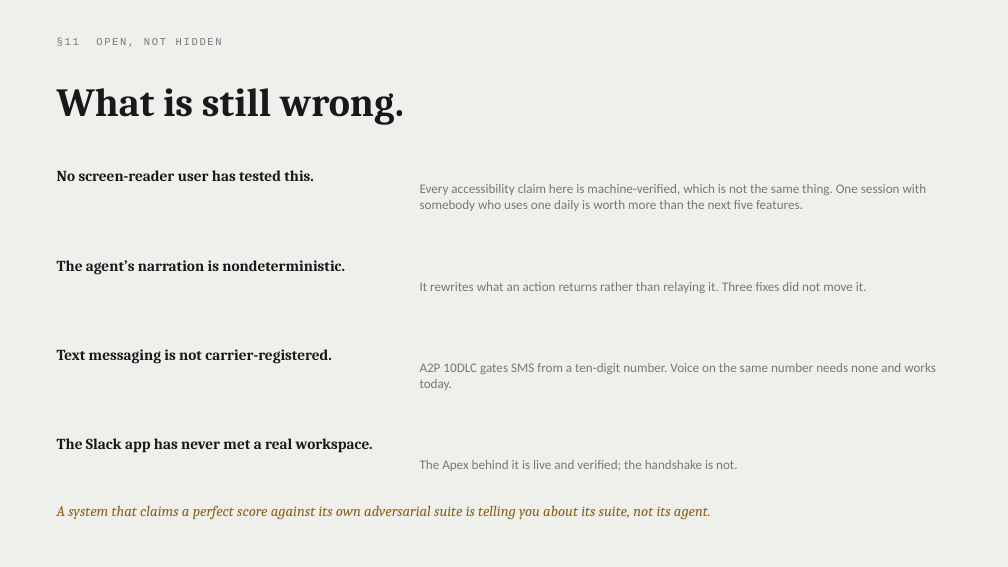
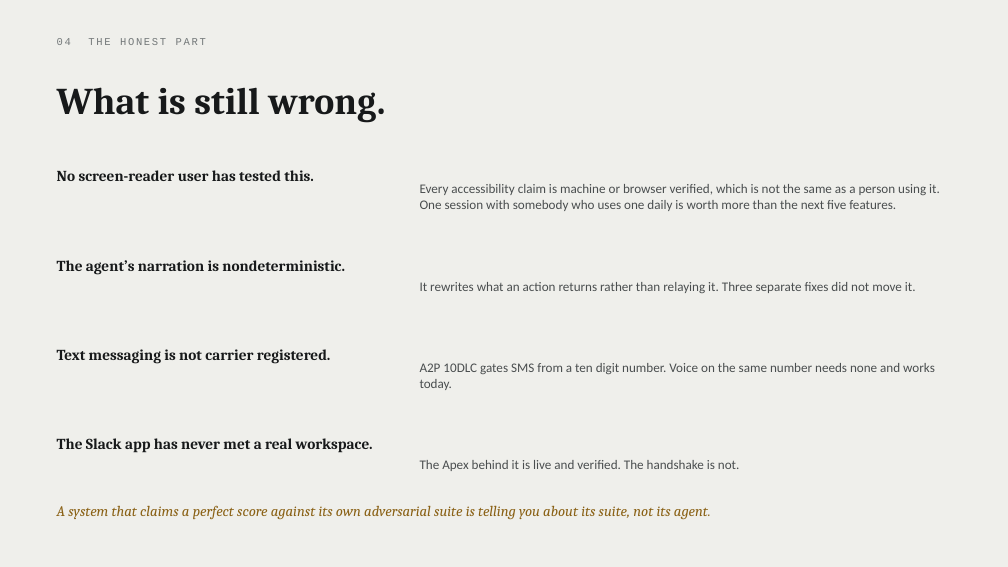
Before and after one commit to parthsevak2/curb-cut, a slide deck: slide 16 of submission/Curb-Cut.pptx (slide 12 before the commit). Drawn at 1008x567 pixels with LibreOffice and Linux fonts; fonts in the diff are those of the drawing. Boxes give left, top, right and bottom in pixels: in the first picture for what was removed or moved away, otherwise in the second. Text is boxed around its words. In the diff, an @@ line names an element or a change of style, - is before the commit and + after.

```diff
--- a/submission/Curb-Cut.pptx
+++ b/submission/Curb-Cut.pptx
@@ text "What is still wrong." at box(57, 87, 385, 122): size 38 to 36 pt @@
@@ text at box(57, 38, 206, 45): text changed @@
-§11 OPEN, NOT HIDDEN
+04 THE HONEST PART
@@ text at box(420, 184, 940, 211): text changed; text colour #74797A to #4A4E4F @@
-Every accessibility claim here is machine-verified, which is not the same thing. One session with somebody who uses one daily is worth more than the next five features.
+Every accessibility claim is machine or browser verified, which is not the same as a person using it. One session with somebody who uses one daily is worth more than the next five features.
@@ text at box(420, 282, 916, 293): text changed; text colour #74797A to #4A4E4F @@
-It rewrites what an action returns rather than relaying it. Three fixes did not move it.
+It rewrites what an action returns rather than relaying it. Three separate fixes did not move it.
@@ text at box(57, 349, 331, 364): text changed @@
-Text messaging is not carrier-registered.
+Text messaging is not carrier registered.
@@ text at box(420, 363, 935, 390): text changed; text colour #74797A to #4A4E4F @@
-A2P 10DLC gates SMS from a ten-digit number. Voice on the same number needs none and works today.
+A2P 10DLC gates SMS from a ten digit number. Voice on the same number needs none and works today.
@@ text at box(420, 460, 739, 471): text changed; text colour #74797A to #4A4E4F @@
-The Apex behind it is live and verified; the handshake is not.
+The Apex behind it is live and verified. The handshake is not.
```
Also in this commit, not shown: 6 other slides changed, 10 slides added, 6 slides removed.
